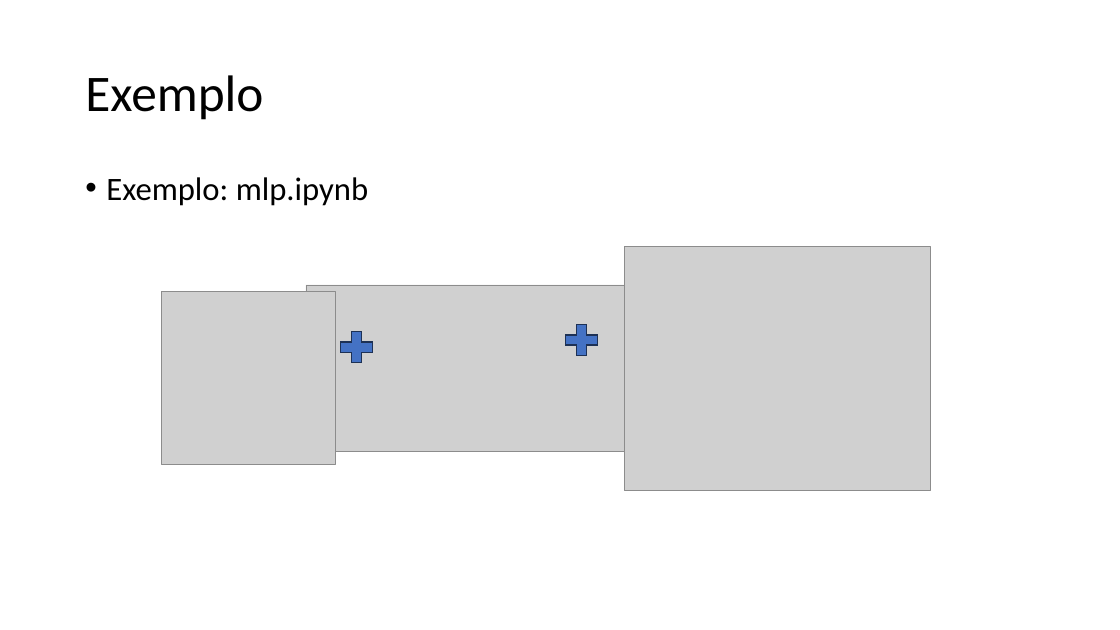
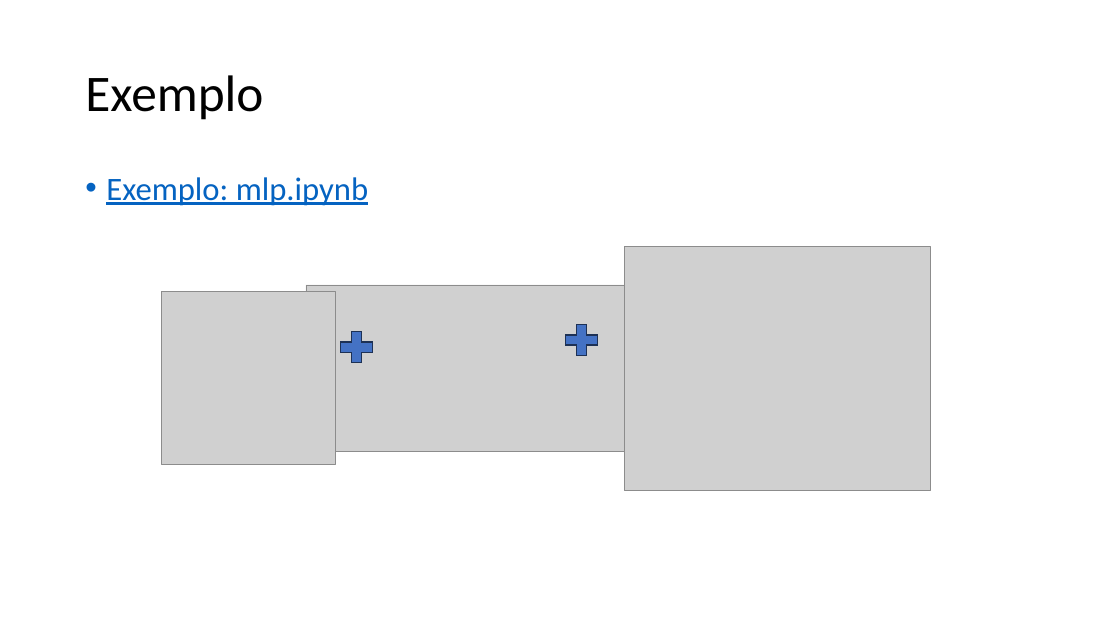
Before and after one commit to zz4fap/c24_inteligencia_artificial, a slide deck: slide 46 of slides/C24_MLP.pptx. Drawn at 1120x630 pixels with LibreOffice and Linux fonts; fonts in the diff are those of the drawing; grey boxes stand for pictures. Boxes give left, top, right and bottom in pixels: in the first picture for what was removed or moved away, otherwise in the second. Text is boxed around its words. In the diff, an @@ line names an element or a change of style, - is before the commit and + after.

```diff
--- a/slides/C24_MLP.pptx
+++ b/slides/C24_MLP.pptx
@@ text "Exemplo: mlp.ipynb" at <box>106,177,368,206</box>: text colour #000000 to #0563C1, underline on @@
```
Also in this commit, not shown: 2 other files.
